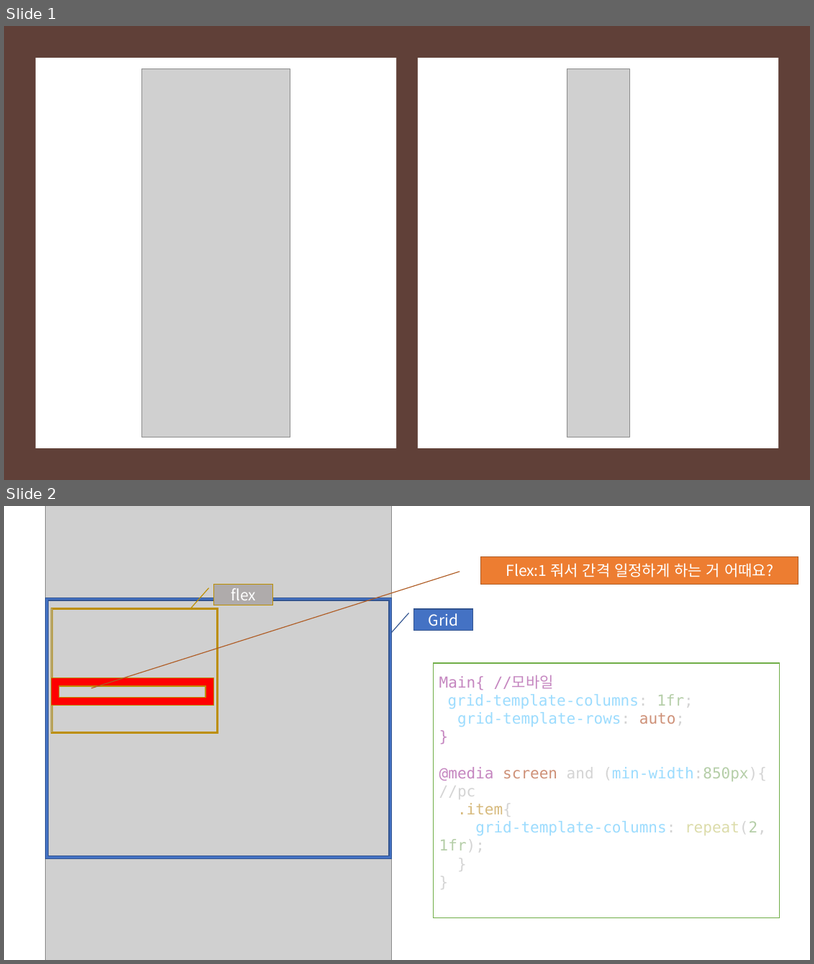
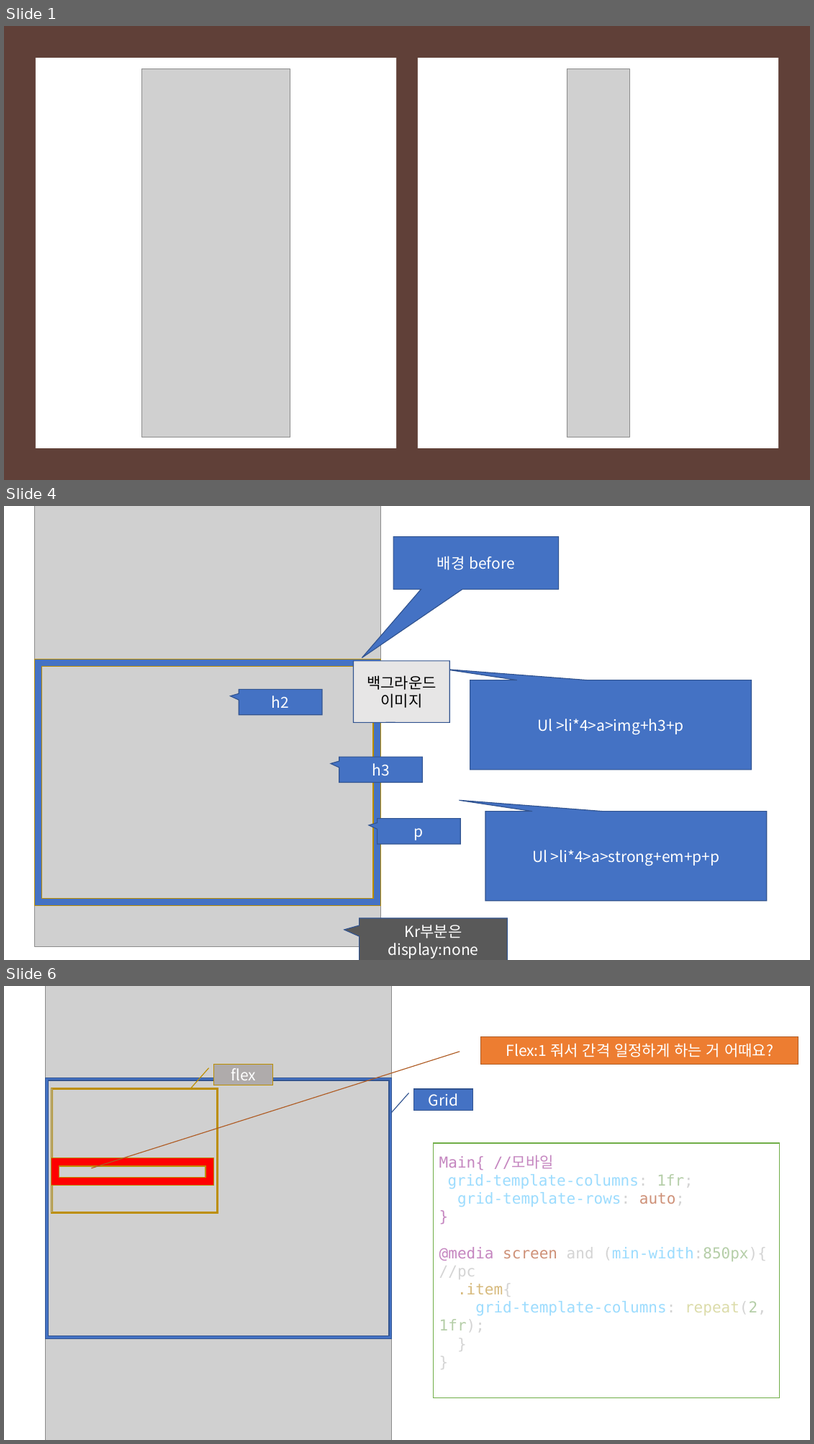
Before and after one commit to yeeSilver/clone-Project, a slide deck: Clone Coding/LineCareer/프레젠테이션1.pptx. Shown one above the other, each under a label of ours: slides 1 and 2 before the commit, slides 1, 4 and 6 after it; the slides between them are not shown. The pictures are 814x964 and 814x1444 pixels, drawn with LibreOffice and Linux fonts; fonts in the diff are those of the drawing; grey boxes stand for pictures. Boxes give left, top, right and bottom in pixels: in the first picture for what was removed or moved away, otherwise in the second. Text is boxed around its words. In the diff, an @@ line names an element or a change of style, - is before the commit and + after.

```diff
--- a/Clone Coding/LineCareer/프레젠테이션1.pptx
+++ b/Clone Coding/LineCareer/프레젠테이션1.pptx
@@ slide 4 added at (x1=4, y1=506, x2=810, y2=960), background #FFFFFF @@
@@ picture added at (x1=34, y1=506, x2=381, y2=947) @@
@@ speech box added at (x1=394, y1=537, x2=558, y2=590), fill #4472C4, outline #325491 1 pt, 18 pt, text #FFFFFF @@
+배경 before
@@ frame added at (x1=34, y1=659, x2=381, y2=906), fill #4472C4, outline #BD8E00 1 pt @@
@@ speech box added at (x1=354, y1=661, x2=450, y2=723), fill #E7E6E6, outline #325491 1 pt, 18 pt, text #000000 @@
+백그라운드 이미지
@@ speech box added at (x1=239, y1=690, x2=322, y2=715), fill #4472C4, outline #325491 1 pt, 18 pt, text #FFFFFF @@
+h2
@@ speech box added at (x1=471, y1=680, x2=751, y2=770), fill #4472C4, outline #325491 1 pt, 18 pt, text #FFFFFF @@
+Ul >li*4>a>img+h3+p
@@ speech box added at (x1=339, y1=757, x2=422, y2=782), fill #4472C4, outline #325491 1 pt, 18 pt, text #FFFFFF @@
+h3
@@ speech box added at (x1=377, y1=818, x2=460, y2=844), fill #4472C4, outline #325491 1 pt, 18 pt, text #FFFFFF @@
+p
@@ speech box added at (x1=486, y1=811, x2=767, y2=901), fill #4472C4, outline #325491 1 pt, 18 pt, text #FFFFFF @@
+Ul >li*4>a>strong+em+p+p
@@ speech box added at (x1=360, y1=918, x2=508, y2=960), fill #595959, outline #325491 1 pt, 18 pt, text #FFFFFF @@
+Kr부분은 display:none
@@ what was slide 2 is now slide 6 @@
```
Also in this commit, not shown: 1 slide changed, 3 other slides added, 24 other files.
